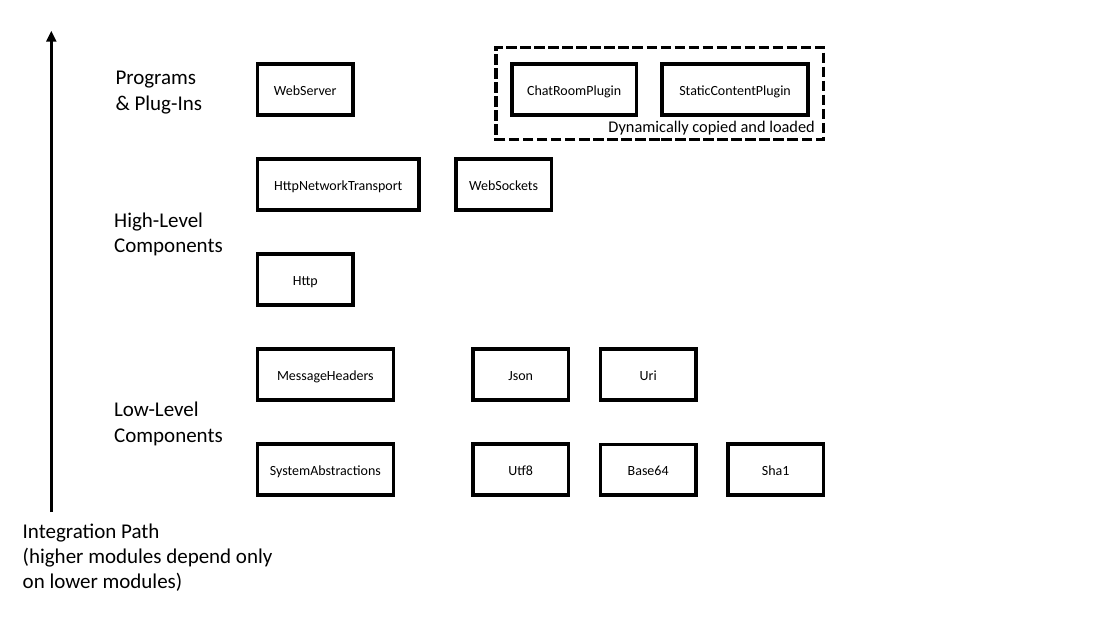
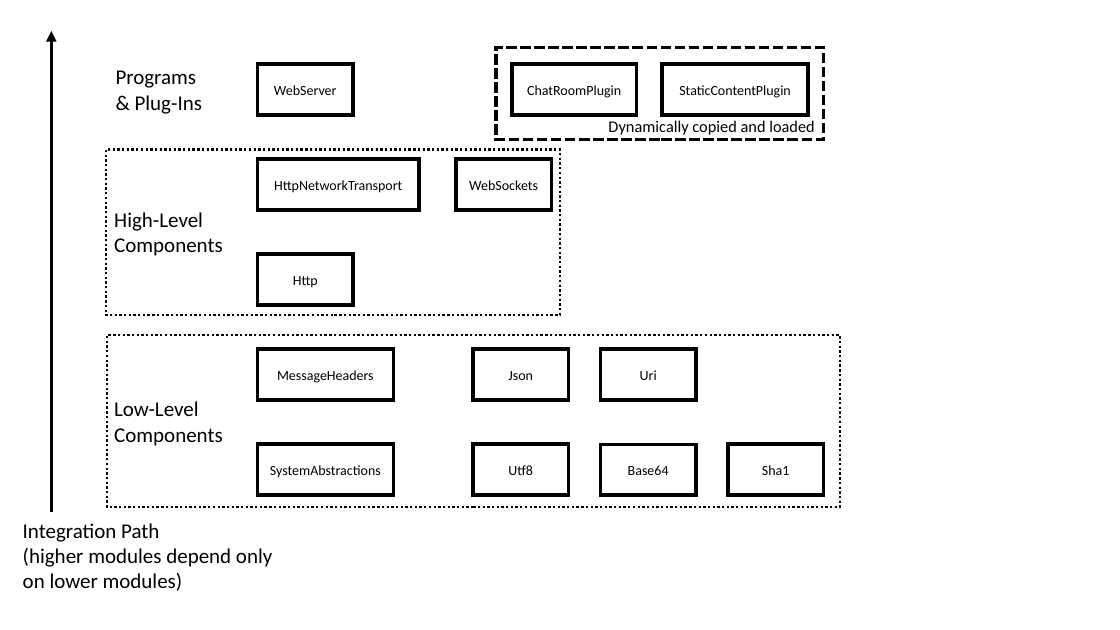
Before and after one commit to rhymu8354/Excalibur, a slide deck: slide 1 of doc/excalibur-top-level-public.pptx. Drawn at 1120x630 pixels with LibreOffice and Linux fonts; fonts in the diff are those of the drawing. Boxes give left, top, right and bottom in pixels: in the first picture for what was removed or moved away, otherwise in the second. Text is boxed around its words. In the diff, an @@ line names an element or a change of style, - is before the commit and + after.

Commit message:
Update top-level diagram.

```diff
--- a/doc/excalibur-top-level-public.pptx
+++ b/doc/excalibur-top-level-public.pptx
@@ rectangle added at [106, 150, 560, 315], outline #000000 2 pt dashed @@
@@ rectangle added at [107, 335, 840, 507], outline #000000 2 pt dashed @@
```
